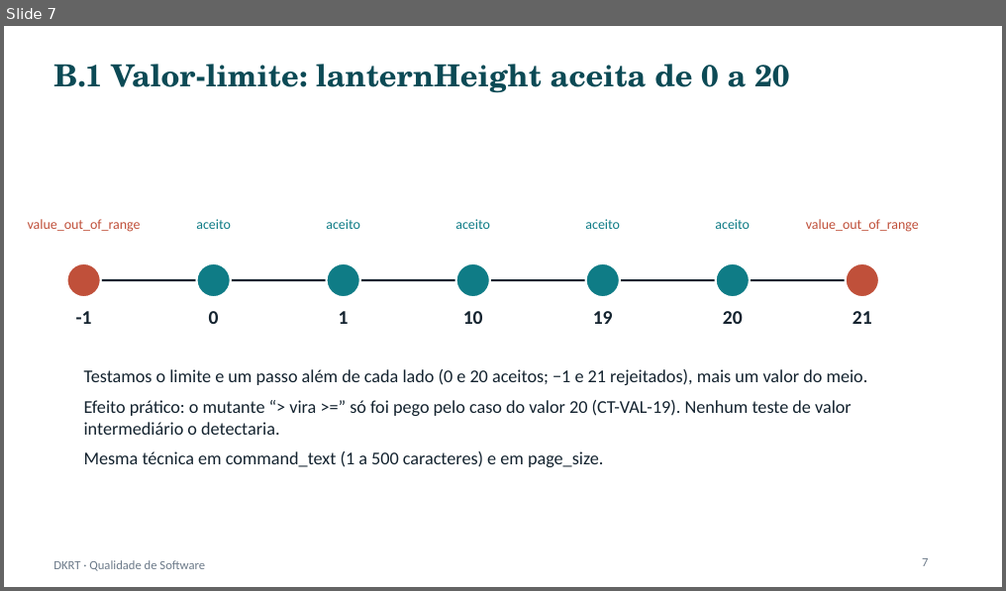
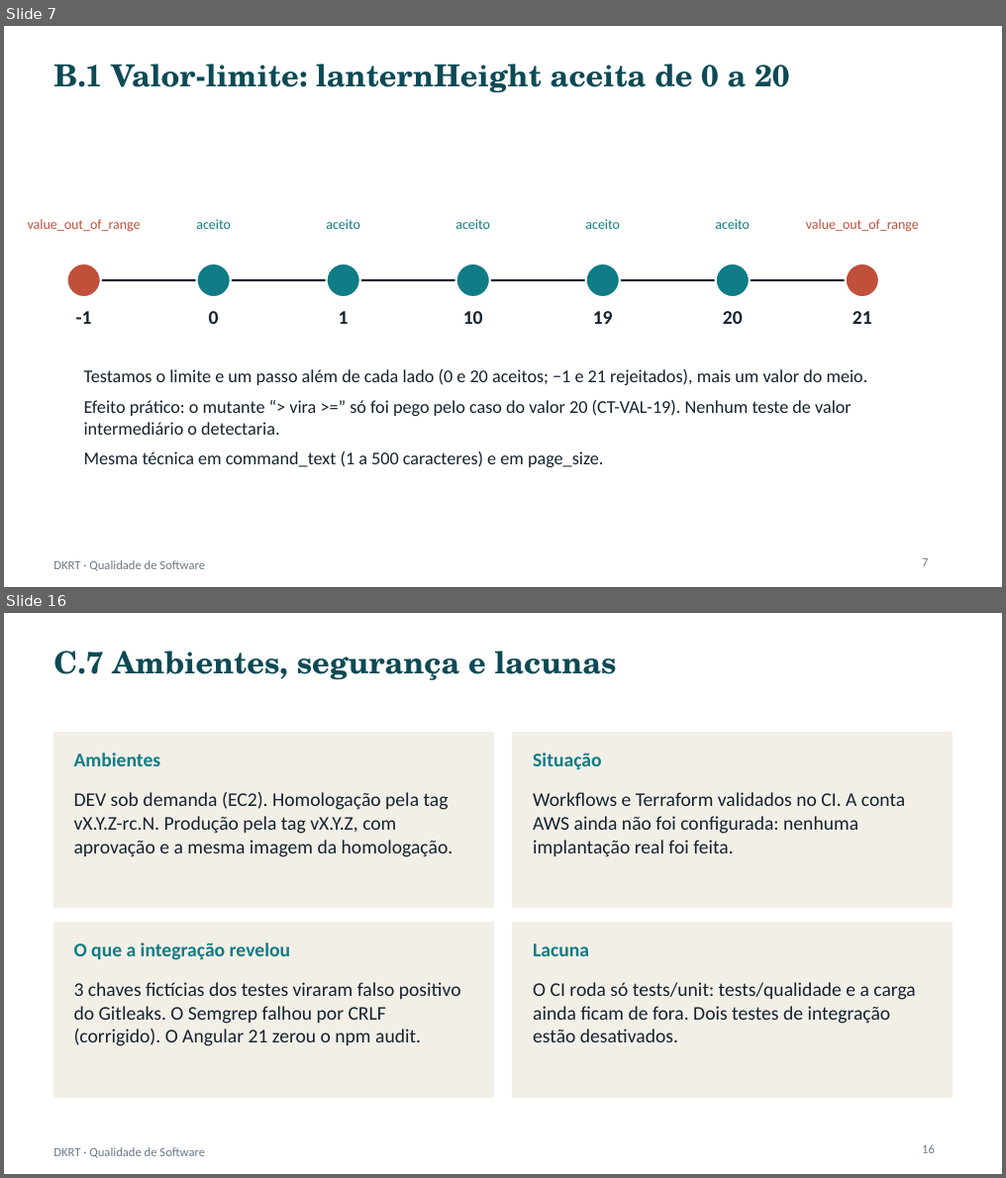
Before and after one commit to TCC-CEFSA-DKRT/TCC_DKRT, a slide deck: docs/qualidade/Apresentacao-Qualidade-Software-DKRT.pptx. Shown one above the other, each under a label of ours: slide 7 before the commit, slides 7 and 16 after it; the slides between them are not shown. The pictures are 1006x591 and 1006x1178 pixels, drawn with LibreOffice and Linux fonts; fonts in the diff are those of the drawing. Boxes give left, top, right and bottom in pixels: in the first picture for what was removed or moved away, otherwise in the second. Text is boxed around its words. In the diff, an @@ line names an element or a change of style, - is before the commit and + after.

```diff
--- a/docs/qualidade/Apresentacao-Qualidade-Software-DKRT.pptx
+++ b/docs/qualidade/Apresentacao-Qualidade-Software-DKRT.pptx
@@ slide 16 added at bbox=[4, 613, 1002, 1174], background #FFFFFF; not listed: 1 template element that a slide beside it also shows @@
@@ title added at bbox=[54, 651, 617, 680], 22 pt, text #0C4A55, bold @@
+C.7 Ambientes, segurança e lacunas
@@ rectangle added at bbox=[54, 733, 493, 907], fill #F2EFE7, outline #F2EFE7 1 pt @@
@@ text added at bbox=[74, 753, 161, 766], 14 pt, text #0F7C86, bold @@
+Ambientes
@@ rectangle added at bbox=[513, 733, 952, 907], fill #F2EFE7, outline #F2EFE7 1 pt @@
@@ text added at bbox=[533, 753, 601, 770], 14 pt, text #0F7C86, bold @@
+Situação
@@ text added at bbox=[74, 792, 453, 858], 14 pt, text #14232F @@
+DEV sob demanda (EC2). Homologação pela tag vX.Y.Z-rc.N. Produção pela tag vX.Y.Z, com aprovação e a mesma imagem da homologação.
@@ text added at bbox=[533, 792, 905, 858], 14 pt, text #14232F @@
+Workflows e Terraform validados no CI. A conta AWS ainda não foi configurada: nenhuma implantação real foi feita.
@@ rectangle added at bbox=[54, 922, 493, 1097], fill #F2EFE7, outline #F2EFE7 1 pt @@
@@ rectangle added at bbox=[513, 922, 952, 1097], fill #F2EFE7, outline #F2EFE7 1 pt @@
@@ text added at bbox=[74, 943, 290, 960], 14 pt, text #0F7C86, bold @@
+O que a integração revelou
@@ text added at bbox=[533, 944, 589, 957], 14 pt, text #0F7C86, bold @@
+Lacuna
@@ text added at bbox=[74, 982, 461, 1047], 14 pt, text #14232F @@
+3 chaves fictícias dos testes viraram falso positivo do Gitleaks. O Semgrep falhou por CRLF (corrigido). O Angular 21 zerou o npm audit.
@@ text added at bbox=[533, 982, 915, 1043], 14 pt, text #14232F @@
+O CI roda só tests/unit: tests/qualidade e a carga ainda ficam de fora. Dois testes de integração estão desativados.
@@ page number added at bbox=[922, 1145, 935, 1154], 9 pt, text #6C7A89 @@
+16
```
Also in this commit, not shown: 13 slides changed, 1 other slide added, 4 other files.
